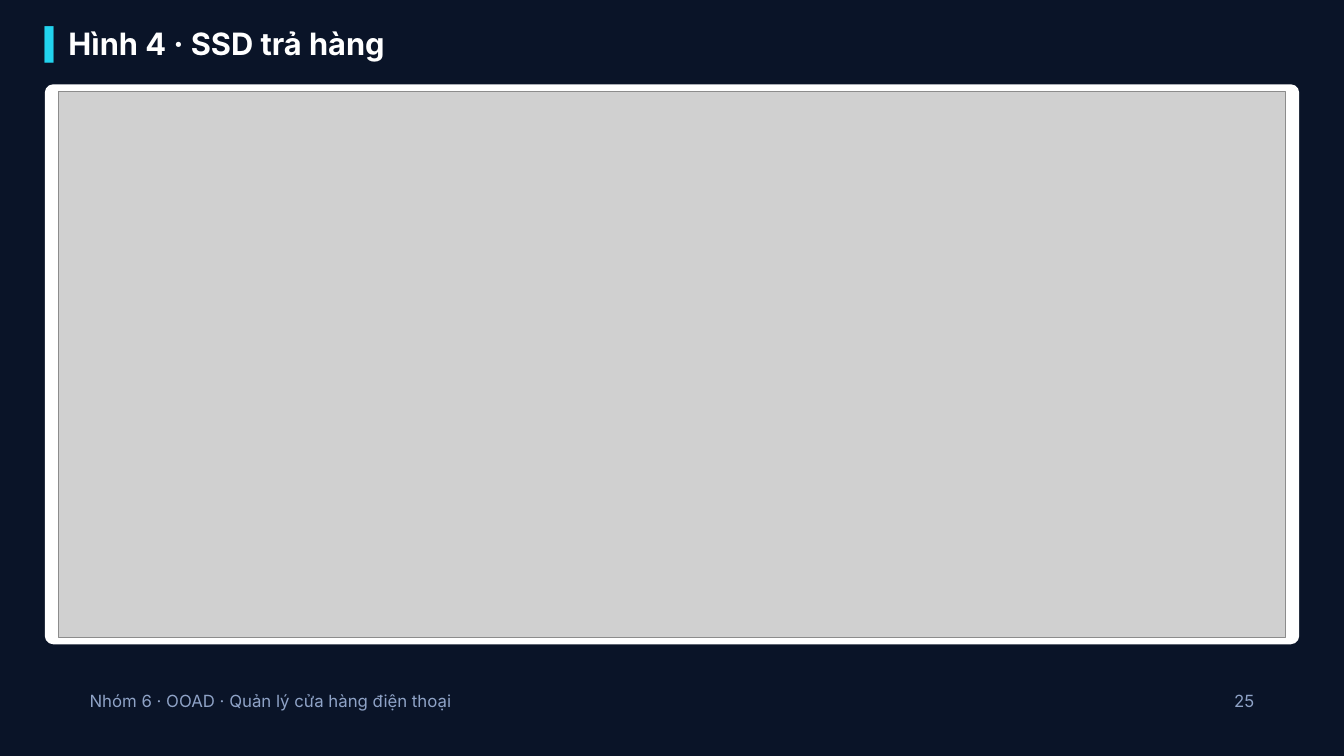
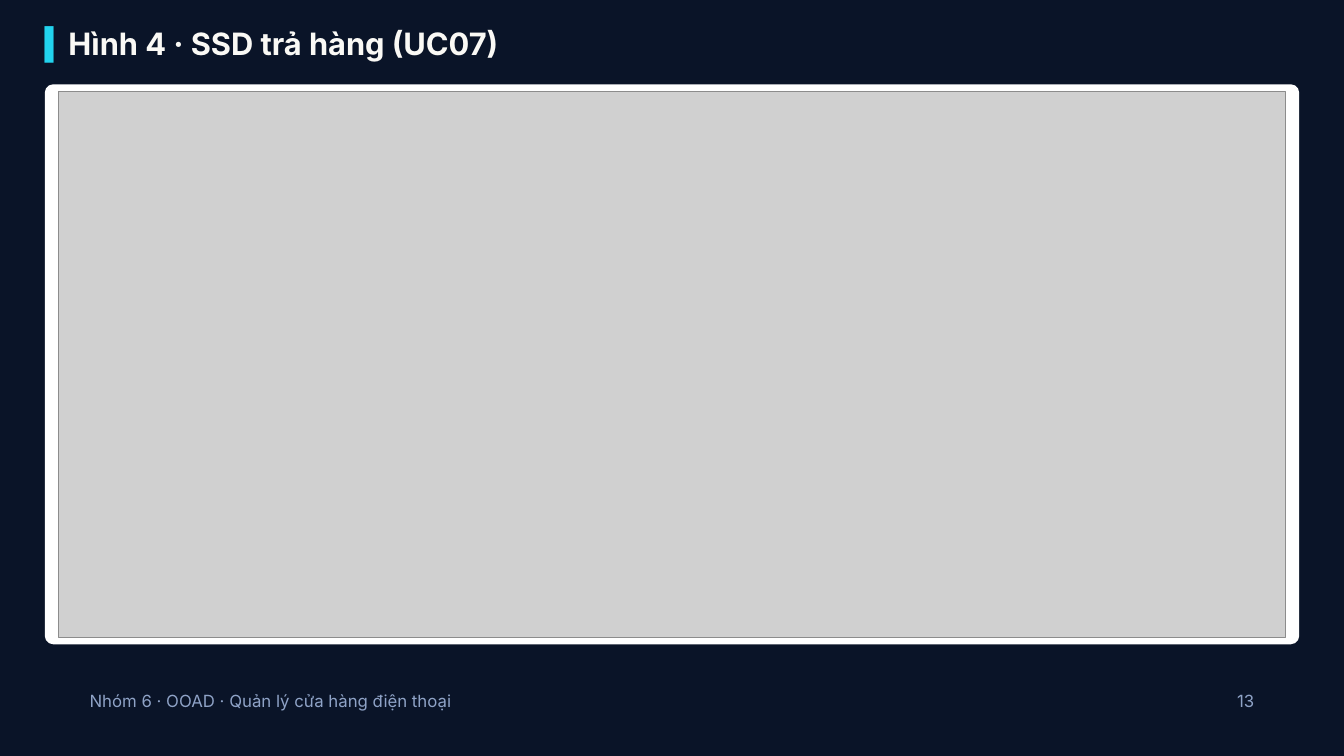
Before and after one commit to Daichou2311/BTL-PTTKHDT, a slide deck: slide 13 of Nhóm 6 - Hệ thống quản lý cửa hàng điện thoại (OOAD).pptx (slide 25 before the commit). Drawn at 1344x756 pixels with LibreOffice and Linux fonts; fonts in the diff are those of the drawing; grey boxes stand for pictures; background and template pictures are left out. Boxes give left, top, right and bottom in pixels: in the first picture for what was removed or moved away, otherwise in the second. Text is boxed around its words. In the diff, an @@ line names an element or a change of style, - is before the commit and + after.

```diff
--- a/Nhóm 6 - Hệ thống quản lý cửa hàng điện thoại (OOAD).pptx
+++ b/Nhóm 6 - Hệ thống quản lý cửa hàng điện thoại (OOAD).pptx
@@ title at bbox=[45, 29, 498, 62]: text changed; text colour #FFFFFF to #FAF9F5 @@
-▍Hình 4 · SSD trả hàng
+▍Hình 4 · SSD trả hàng (UC07)
@@ text at bbox=[1237, 694, 1254, 707]: text changed @@
-25
+13
```
Also in this commit, not shown: 22 other slides changed, 3 slides added, 36 slides removed, 1 other file.
